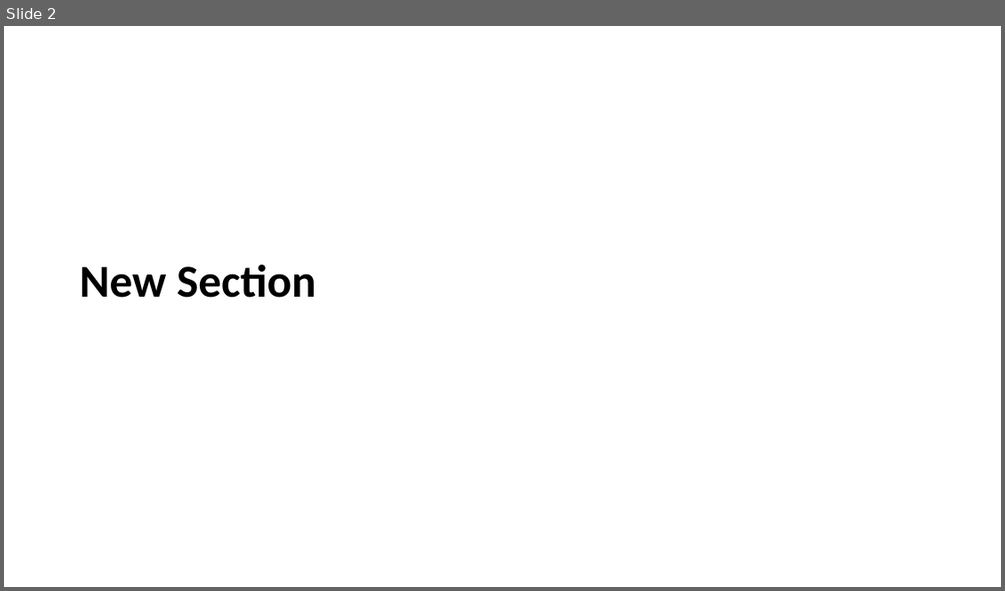
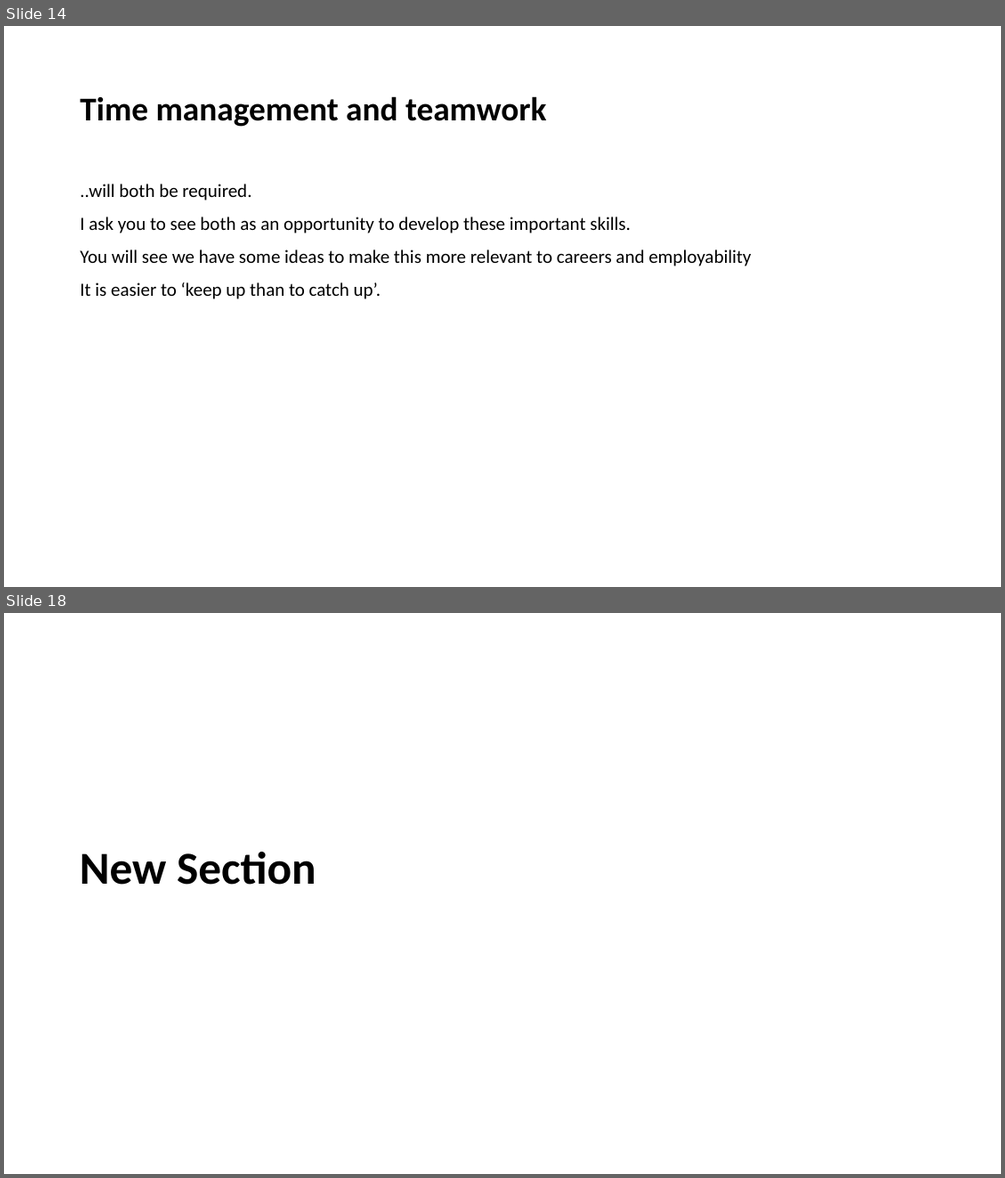
Before and after one commit to LittleMonkeyLab/PS52007Dslides, a slide deck: _site/lectures/Lecture01/Lecture01.pptx. Shown one above the other, each under a label of ours: slide 2 before the commit, slides 14 and 18 after it; the slides between them are not shown. The pictures are 1005x591 and 1005x1178 pixels, drawn with LibreOffice and Linux fonts; fonts in the diff are those of the drawing; background and template pictures are left out. Boxes give left, top, right and bottom in pixels: in the first picture for what was removed or moved away, otherwise in the second. Text is boxed around its words. In the diff, an @@ line names an element or a change of style, - is before the commit and + after.

```diff
--- a/_site/lectures/Lecture01/Lecture01.pptx
+++ b/_site/lectures/Lecture01/Lecture01.pptx
@@ slide 14 added at (x1=4, y1=26, x2=1001, y2=587), background #FFFFFF @@
@@ title added at (x1=80, y1=96, x2=547, y2=127), 32 pt, text #000000, bold @@
+Time management and teamwork
@@ text added at (x1=80, y1=184, x2=751, y2=299), 18 pt, text #000000 @@
+..will both be required.
+I ask you to see both as an opportunity to develop these important skills.
+You will see we have some ideas to make this more relevant to careers and employability
+It is easier to ‘keep up than to catch up’.
@@ what was slide 2 is now slide 18 @@
```
Also in this commit, not shown: 1 slide changed, 14 other slides added, 7 slides removed, 27 other files.
